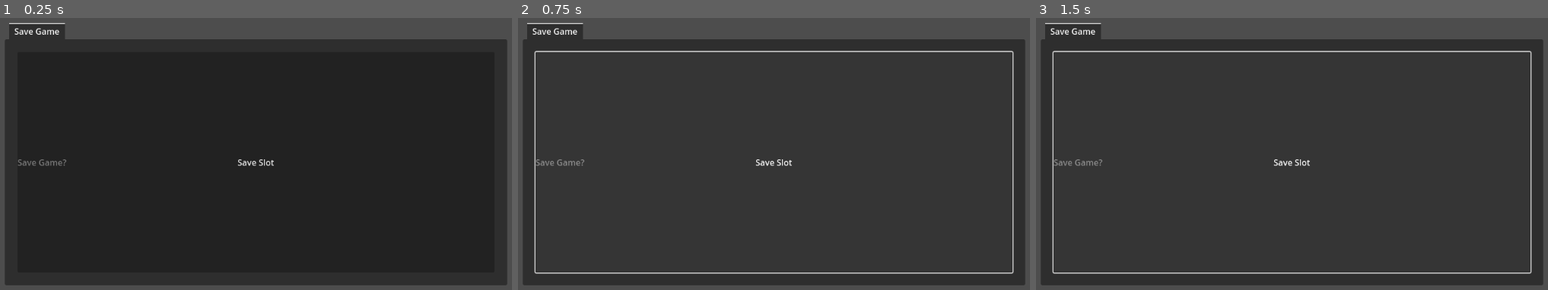
Above: before the commit, frames 1-3 (left to right).
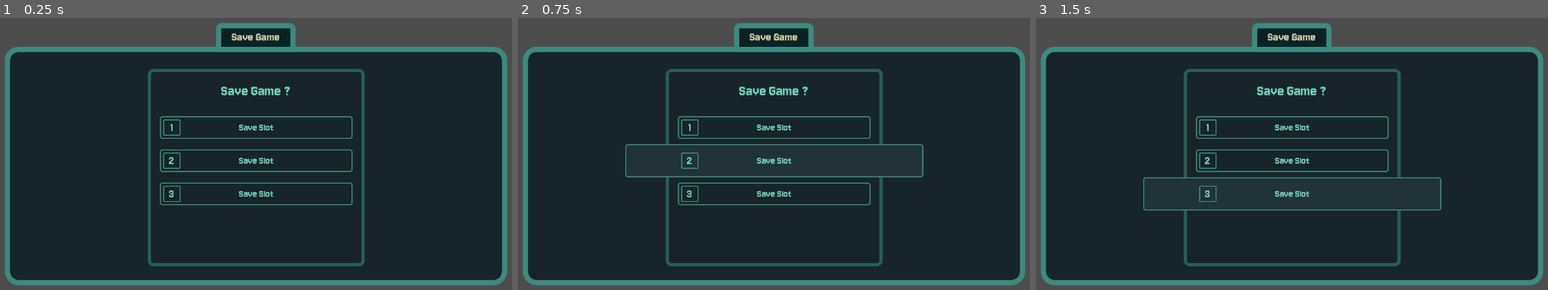
Above: after the commit, the same moments.

Repository: Tiltnick/ip2gd
Game: Godot game, scene res://saving_menu.tscn
Same seed, same stepped clock (60 frames per second), same inputs: the game is played once before the commit and once after it.
Inputs:
- Up to frame 1 (0.25 s): no input
- Up to frame 2 (0.75 s): click "Save Slot" at 0.5 s
- Up to frame 3 (1.5 s): click "Save Slot" at 1.25 s

The runs differ from the first frame. In frame 1, 14% of the frame differs, in the area x 0-100%, y 1-99%; in frame 2, 80%; in frame 3, 79%.

Commit message:
save menu design
added font and colours to saving menu

Diff:
--- a/saving_menu.tscn
+++ b/saving_menu.tscn
@@ -1,10 +1,175 @@
-[gd_scene load_steps=3 format=3 uid="uid://dfa4ga2b2k76f"]
-
-[sub_resource type="StyleBoxFlat" id="StyleBoxFlat_3dyda"]
-bg_color = Color(0.105882354, 0.25882354, 0.25882354, 1)
-
-[sub_resource type="StyleBoxFlat" id="StyleBoxFlat_ksa70"]
-bg_color = Color(0.23921569, 0.5411765, 0.49803922, 1)
+[gd_scene load_steps=16 format=3 uid="uid://dfa4ga2b2k76f"]
+
+[ext_resource type="FontFile" uid="uid://fse6tly1co51" path="res://assets/fonts/Jersey10-Regular.ttf" id="1_ksa70"]
+
+[sub_resource type="StyleBoxFlat" id="StyleBoxFlat_lu08r"]
+bg_color = Color(0.09019608, 0.14117648, 0.16470589, 1)
+border_width_left = 10
+border_width_top = 10
+border_width_right = 10
+border_width_bottom = 10
+border_color = Color(0.23921569, 0.5411765, 0.49803922, 1)
+corner_radius_top_left = 25
+corner_radius_top_right = 25
+corner_radius_bottom_right = 25
+corner_radius_bottom_left = 25
+
+[sub_resource type="StyleBoxFlat" id="StyleBoxFlat_kfxdv"]
+content_margin_left = 30.0
+content_margin_top = 13.0
+content_margin_right = 30.0
+content_margin_bottom = 5.0
+bg_color = Color(0.043137256, 0.13333334, 0.14509805, 1)
+border_width_left = 10
+border_width_top = 10
+border_width_right = 10
+border_color = Color(0.23921569, 0.5411765, 0.49803922, 1)
+corner_radius_top_left = 10
+corner_radius_top_right = 10
+
+[sub_resource type="StyleBoxFlat" id="StyleBoxFlat_soqa0"]
+bg_color = Color(0.09019608, 0.14117648, 0.16470589, 1)
+border_width_left = 6
+border_width_top = 6
+border_width_right = 6
+border_width_bottom = 6
+border_color = Color(0.15686275, 0.3647059, 0.34509805, 1)
+corner_radius_top_left = 10
+corner_radius_top_right = 10
+corner_radius_bottom_right = 10
+corner_radius_bottom_left = 10
+
+[sub_resource type="StyleBoxFlat" id="StyleBoxFlat_fyhw1"]
+content_margin_left = 150.0
+content_margin_top = 10.0
+content_margin_right = 150.0
+content_margin_bottom = 10.0
+draw_center = false
+border_width_left = 2
+border_width_top = 2
+border_width_right = 2
+border_width_bottom = 2
+border_color = Color(0.23921569, 0.5411765, 0.49803922, 1)
+corner_radius_top_left = 4
+corner_radius_top_right = 4
+corner_radius_bottom_right = 4
+corner_radius_bottom_left = 4
+
+[sub_resource type="StyleBoxFlat" id="StyleBoxFlat_2wo5m"]
+draw_center = false
+border_width_left = 2
+border_width_top = 2
+border_width_right = 2
+border_width_bottom = 2
+border_color = Color(0.23921569, 0.5411765, 0.49803922, 1)
+corner_radius_top_left = 4
+corner_radius_top_right = 4
+corner_radius_bottom_right = 4
+corner_radius_bottom_left = 4
+expand_margin_left = 100.0
+expand_margin_top = 10.0
+expand_margin_right = 100.0
+expand_margin_bottom = 10.0
+
+[sub_resource type="StyleBoxFlat" id="StyleBoxFlat_wg1eu"]
+bg_color = Color(0.12941177, 0.19607843, 0.22352941, 1)
+border_width_left = 2
+border_width_top = 2
+border_width_right = 2
+border_width_bottom = 2
+border_color = Color(0.23921569, 0.5411765, 0.49803922, 1)
+corner_radius_top_left = 4
+corner_radius_top_right = 4
+corner_radius_bottom_right = 4
+corner_radius_bottom_left = 4
+expand_margin_left = 100.0
+expand_margin_top = 10.0
+expand_margin_right = 100.0
+expand_margin_bottom = 10.0
+
+[sub_resource type="StyleBoxEmpty" id="StyleBoxEmpty_d2h07"]
+
+[sub_resource type="StyleBoxFlat" id="StyleBoxFlat_dgj8m"]
+draw_center = false
+border_width_left = 2
+border_width_top = 2
+border_width_right = 2
+border_width_bottom = 2
+border_color = Color(0.23921569, 0.5411765, 0.49803922, 1)
+corner_radius_top_left = 2
+corner_radius_top_right = 2
+corner_radius_bottom_right = 2
+corner_radius_bottom_left = 2
+
+[sub_resource type="StyleBoxFlat" id="StyleBoxFlat_f8n17"]
+content_margin_left = 150.0
+content_margin_top = 10.0
+content_margin_right = 150.0
+content_margin_bottom = 10.0
+draw_center = false
+border_width_left = 2
+border_width_top = 2
+border_width_right = 2
+border_width_bottom = 2
+border_color = Color(0.23921569, 0.5411765, 0.49803922, 1)
+corner_radius_top_left = 4
+corner_radius_top_right = 4
+corner_radius_bottom_right = 4
+corner_radius_bottom_left = 4
+
+[sub_resource type="StyleBoxFlat" id="StyleBoxFlat_1pw67"]
+bg_color = Color(0.12941177, 0.19607843, 0.22352941, 1)
+draw_center = false
+border_width_left = 2
+border_width_top = 2
+border_width_right = 2
+border_width_bottom = 2
+border_color = Color(0.23921569, 0.5411765, 0.49803922, 1)
+corner_radius_top_left = 4
+corner_radius_top_right = 4
+corner_radius_bottom_right = 4
+corner_radius_bottom_left = 4
+expand_margin_left = 100.0
+expand_margin_top = 10.0
+expand_margin_right = 100.0
+expand_margin_bottom = 10.0
+
+[sub_resource type="StyleBoxEmpty" id="StyleBoxEmpty_h1pbe"]
+
+[sub_resource type="StyleBoxFlat" id="StyleBoxFlat_4xa7w"]
+content_margin_left = 150.0
+content_margin_top = 10.0
+content_margin_right = 150.0
+content_margin_bottom = 10.0
+draw_center = false
+border_width_left = 2
+border_width_top = 2
+border_width_right = 2
+border_width_bottom = 2
+border_color = Color(0.23921569, 0.5411765, 0.49803922, 1)
+corner_radius_top_left = 4
+corner_radius_top_right = 4
+corner_radius_bottom_right = 4
+corner_radius_bottom_left = 4
+
+[sub_resource type="StyleBoxFlat" id="StyleBoxFlat_o4v25"]
+bg_color = Color(0.12941177, 0.19607843, 0.22352941, 1)
+draw_center = false
+border_width_left = 2
+border_width_top = 2
+border_width_right = 2
+border_width_bottom = 2
+border_color = Color(0.23921569, 0.5411765, 0.49803922, 1)
+corner_radius_top_left = 4
+corner_radius_top_right = 4
+corner_radius_bottom_right = 4
+corner_radius_bottom_left = 4
+expand_margin_left = 100.0
+expand_margin_top = 10.0
+expand_margin_right = 100.0
+expand_margin_bottom = 10.0
+
+[sub_resource type="StyleBoxEmpty" id="StyleBoxEmpty_ksa70"]
 
 [node name="saving_menu" type="Control"]
 layout_mode = 3
@@ -25,30 +190,165 @@
 offset_bottom = -100.0
 grow_horizontal = 2
 grow_vertical = 2
+theme_override_colors/font_selected_color = Color(0.84313726, 0.8156863, 0.67058825, 1)
+theme_override_colors/font_hovered_color = Color(0.84313726, 0.8156863, 0.67058825, 1)
+theme_override_colors/font_unselected_color = Color(0.84313726, 0.8156863, 0.67058825, 1)
+theme_override_constants/side_margin = 8
+theme_override_fonts/font = ExtResource("1_ksa70")
+theme_override_font_sizes/font_size = 24
+theme_override_styles/panel = SubResource("StyleBoxFlat_lu08r")
+theme_override_styles/tab_hovered = SubResource("StyleBoxFlat_kfxdv")
+theme_override_styles/tab_selected = SubResource("StyleBoxFlat_kfxdv")
+tab_alignment = 1
 current_tab = 0
 
 [node name="Save Game" type="TabBar" parent="TabContainer"]
 layout_mode = 2
-theme_override_styles/tab_unselected = SubResource("StyleBoxFlat_3dyda")
-theme_override_styles/tab_selected = SubResource("StyleBoxFlat_ksa70")
 metadata/_tab_index = 0
 
-[node name="MarginContainer" type="MarginContainer" parent="TabContainer/Save Game"]
-layout_mode = 1
-anchors_preset = 15
-anchor_right = 1.0
-anchor_bottom = 1.0
+[node name="Panel" type="Panel" parent="TabContainer/Save Game"]
+layout_mode = 1
+anchors_preset = 8
+anchor_left = 0.5
+anchor_top = 0.5
+anchor_right = 0.5
+anchor_bottom = 0.5
+offset_left = -205.5
+offset_top = -184.5
+offset_right = 205.5
+offset_bottom = 190.5
 grow_horizontal = 2
 grow_vertical = 2
-theme_override_constants/margin_left = 24
-theme_override_constants/margin_top = 24
-theme_override_constants/margin_right = 24
-theme_override_constants/margin_bottom = 24
-
-[node name="Save Game ?" type="Label" parent="TabContainer/Save Game/MarginContainer"]
-layout_mode = 2
-text = "Save Game?"
-
-[node name="Save Slot" type="Button" parent="TabContainer/Save Game/MarginContainer"]
-layout_mode = 2
+theme_override_styles/panel = SubResource("StyleBoxFlat_soqa0")
+
+[node name="VBoxContainer3" type="VBoxContainer" parent="TabContainer/Save Game"]
+layout_mode = 1
+anchors_preset = 5
+anchor_left = 0.5
+anchor_right = 0.5
+offset_left = -164.0
+offset_top = 34.0
+offset_right = 164.0
+offset_bottom = 315.0
+grow_horizontal = 2
+size_flags_horizontal = 4
+size_flags_vertical = 4
+theme_override_constants/separation = 31
+alignment = 1
+
+[node name="VBoxContainer2" type="VBoxContainer" parent="TabContainer/Save Game/VBoxContainer3"]
+layout_mode = 2
+size_flags_vertical = 0
+
+[node name="Label" type="Label" parent="TabContainer/Save Game/VBoxContainer3/VBoxContainer2"]
+layout_mode = 2
+theme_override_colors/font_color = Color(0.45882353, 0.8392157, 0.7490196, 1)
+theme_override_fonts/font = ExtResource("1_ksa70")
+theme_override_font_sizes/font_size = 30
+text = "Save Game ?"
+horizontal_alignment = 1
+
+[node name="VBoxContainer" type="VBoxContainer" parent="TabContainer/Save Game/VBoxContainer3"]
+layout_mode = 2
+size_flags_horizontal = 4
+size_flags_vertical = 4
+theme_override_constants/separation = 20
+
+[node name="Save Slot" type="Button" parent="TabContainer/Save Game/VBoxContainer3/VBoxContainer"]
+layout_mode = 2
+theme_override_colors/font_color = Color(0.45882353, 0.8392157, 0.7490196, 1)
+theme_override_colors/font_focus_color = Color(0.45882353, 0.8392157, 0.7490196, 1)
+theme_override_colors/font_pressed_color = Color(0.45882353, 0.8392157, 0.7490196, 1)
+theme_override_colors/font_hover_color = Color(0.45882353, 0.8392157, 0.7490196, 1)
+theme_override_colors/font_hover_pressed_color = Color(0.45882353, 0.8392157, 0.7490196, 1)
+theme_override_fonts/font = ExtResource("1_ksa70")
+theme_override_font_sizes/font_size = 20
+theme_override_styles/normal = SubResource("StyleBoxFlat_fyhw1")
+theme_override_styles/pressed = SubResource("StyleBoxFlat_2wo5m")
+theme_override_styles/hover = SubResource("StyleBoxFlat_wg1eu")
+theme_override_styles/focus = SubResource("StyleBoxEmpty_d2h07")
 text = "Save Slot"
+
+[node name="Label" type="Label" parent="TabContainer/Save Game/VBoxContainer3/VBoxContainer/Save Slot"]
+layout_mode = 1
+anchors_preset = 4
+anchor_top = 0.5
+anchor_bottom = 0.5
+offset_left = 5.5
+offset_top = -15.5
+offset_right = 38.5
+offset_bottom = 15.5
+grow_vertical = 2
+theme_override_colors/font_color = Color(0.45882353, 0.8392157, 0.7490196, 1)
+theme_override_fonts/font = ExtResource("1_ksa70")
+theme_override_font_sizes/font_size = 24
+theme_override_styles/normal = SubResource("StyleBoxFlat_dgj8m")
+text = "1"
+horizontal_alignment = 1
+vertical_alignment = 1
+
+[node name="Save Slot2" type="Button" parent="TabContainer/Save Game/VBoxContainer3/VBoxContainer"]
+layout_mode = 2
+theme_override_colors/font_color = Color(0.45882353, 0.8392157, 0.7490196, 1)
+theme_override_colors/font_focus_color = Color(0.45882353, 0.8392157, 0.7490196, 1)
+theme_override_colors/font_pressed_color = Color(0.45882353, 0.8392157, 0.7490196, 1)
+theme_override_colors/font_hover_color = Color(0.45882353, 0.8392157, 0.7490196, 1)
+theme_override_colors/font_hover_pressed_color = Color(0.45882353, 0.8392157, 0.7490196, 1)
+theme_override_fonts/font = ExtResource("1_ksa70")
+theme_override_font_sizes/font_size = 20
+theme_override_styles/normal = SubResource("StyleBoxFlat_f8n17")
+theme_override_styles/pressed = SubResource("StyleBoxFlat_1pw67")
+theme_override_styles/hover = SubResource("StyleBoxFlat_wg1eu")
+theme_override_styles/focus = SubResource("StyleBoxEmpty_h1pbe")
+text = "Save Slot"
+
+[node name="Label" type="Label" parent="TabContainer/Save Game/VBoxContainer3/VBoxContainer/Save Slot2"]
+layout_mode = 1
+anchors_preset = 4
+anchor_top = 0.5
+anchor_bottom = 0.5
+offset_left = 5.5
+offset_top = -15.5
+offset_right = 38.5
+offset_bottom = 15.5
+grow_vertical = 2
+theme_override_colors/font_color = Color(0.45882353, 0.8392157, 0.7490196, 1)
+theme_override_fonts/font = ExtResource("1_ksa70")
+theme_override_font_sizes/font_size = 24
+theme_override_styles/normal = SubResource("StyleBoxFlat_dgj8m")
+text = "2"
+horizontal_alignment = 1
+vertical_alignment = 1
+
+[node name="Save Slot3" type="Button" parent="TabContainer/Save Game/VBoxContainer3/VBoxContainer"]
+layout_mode = 2
+theme_override_colors/font_color = Color(0.45882353, 0.8392157, 0.7490196, 1)
+theme_override_colors/font_focus_color = Color(0.45882353, 0.8392157, 0.7490196, 1)
+theme_override_colors/font_pressed_color = Color(0.45882353, 0.8392157, 0.7490196, 1)
+theme_override_colors/font_hover_color = Color(0.45882353, 0.8392157, 0.7490196, 1)
+theme_override_colors/font_hover_pressed_color = Color(0.45882353, 0.8392157, 0.7490196, 1)
+theme_override_fonts/font = ExtResource("1_ksa70")
+theme_override_font_sizes/font_size = 20
+theme_override_styles/normal = SubResource("StyleBoxFlat_4xa7w")
+theme_override_styles/pressed = SubResource("StyleBoxFlat_o4v25")
+theme_override_styles/hover = SubResource("StyleBoxFlat_wg1eu")
+theme_override_styles/focus = SubResource("StyleBoxEmpty_ksa70")
+text = "Save Slot"
+
+[node name="Label" type="Label" parent="TabContainer/Save Game/VBoxContainer3/VBoxContainer/Save Slot3"]
+layout_mode = 1
+anchors_preset = 4
+anchor_top = 0.5
+anchor_bottom = 0.5
+offset_left = 5.5
+offset_top = -15.5
+offset_right = 38.5
+offset_bottom = 15.5
+grow_vertical = 2
+theme_override_colors/font_color = Color(0.45882353, 0.8392157, 0.7490196, 1)
+theme_override_fonts/font = ExtResource("1_ksa70")
+theme_override_font_sizes/font_size = 24
+theme_override_styles/normal = SubResource("StyleBoxFlat_dgj8m")
+text = "3"
+horizontal_alignment = 1
+vertical_alignment = 1
Binary file added: assets/fonts/Jersey10-Regular.ttf
Not shown, added: assets/fonts/Jersey10-Regular.ttf.import
